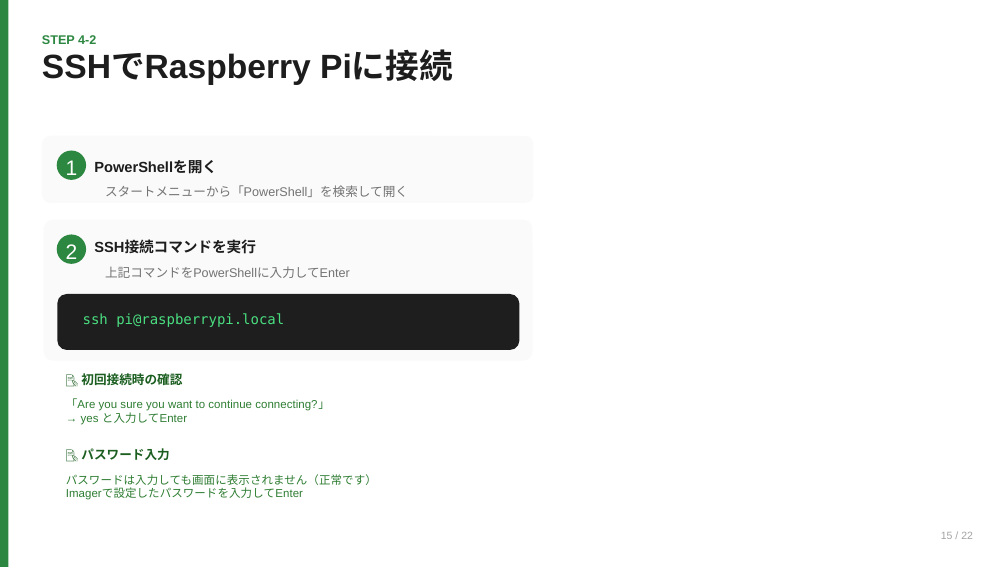
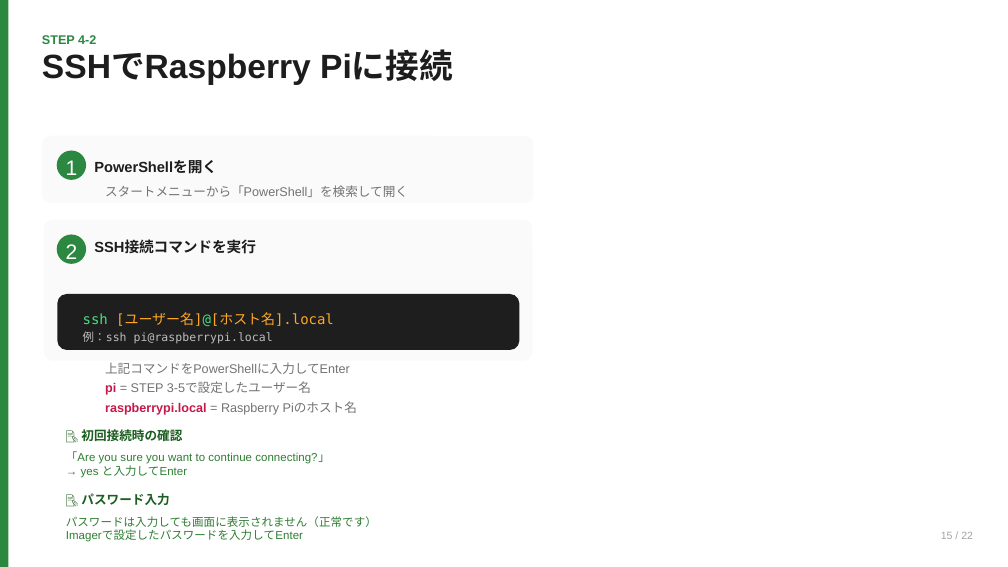
Before and after one commit to GMSTechJP/gmstechjp.github.io, a slide deck: slide 15 of reference/Raspiセットアップガイド.pptx. Drawn at 1008x567 pixels with LibreOffice and Linux fonts; fonts in the diff are those of the drawing. Boxes give left, top, right and bottom in pixels: in the first picture for what was removed or moved away, otherwise in the second. Text is boxed around its words. In the diff, an @@ line names an element or a change of style, - is before the commit and + after.

```diff
--- a/reference/Raspiセットアップガイド.pptx
+++ b/reference/Raspiセットアップガイド.pptx
@@ text at box(83, 312, 334, 344): text changed; size 10 to 8.2 pt; text colour #4ADE80 to #BDBDBD @@
-ssh pi@raspberrypi.local
+ssh [ユーザー名]@[ホスト名].local
+例：ssh pi@raspberrypi.local
@@ text "上記コマンドをPowerShellに入力してEnter": place and size @@
-text "上記コマンドをPowerShellに入力してEnter" at box(105, 266, 350, 278)
+text "上記コマンドをPowerShellに入力してEnter" at box(105, 362, 357, 415)
@@ text at box(105, 383, 357, 415): paragraphs added @@
+pi = STEP 3-5で設定したユーザー名
+raspberrypi.local = Raspberry Piのホスト名
@@ text at box(105, 362, 350, 374): line spacing 1 to 13pt @@
@@ text "「Are you sure you want ...": place and size @@
-text "「Are you sure you want ..." at box(66, 398, 330, 425)
+text "「Are you sure you want ..." at box(66, 451, 330, 478)
@@ text "📝 初回接続時の確認": place and size @@
-text "📝 初回接続時の確認" at box(81, 371, 182, 388)
+text "📝 初回接続時の確認" at box(81, 427, 182, 444)
@@ text "📝 パスワード入力": place and size @@
-text "📝 パスワード入力" at box(81, 448, 169, 460)
+text "📝 パスワード入力" at box(81, 493, 169, 505)
@@ text "パスワードは入力しても画面に表示されません（正常です） Imagerで設定したパスワードを入力してEnter": place and size @@
-text "パスワードは入力しても画面に表示されません（正常です） Imagerで設定したパスワードを入力してEnter" at box(66, 474, 377, 500)
+text "パスワードは入力しても画面に表示されません（正常です） Imagerで設定したパスワードを入力してEnter" at box(66, 516, 377, 542)
```
Also in this commit, not shown: 2 other slides changed.
